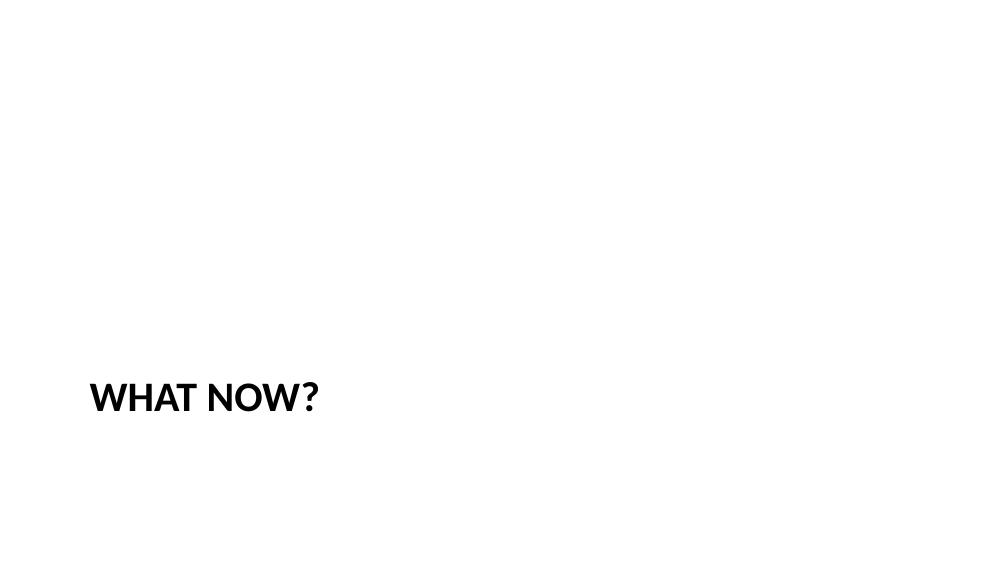
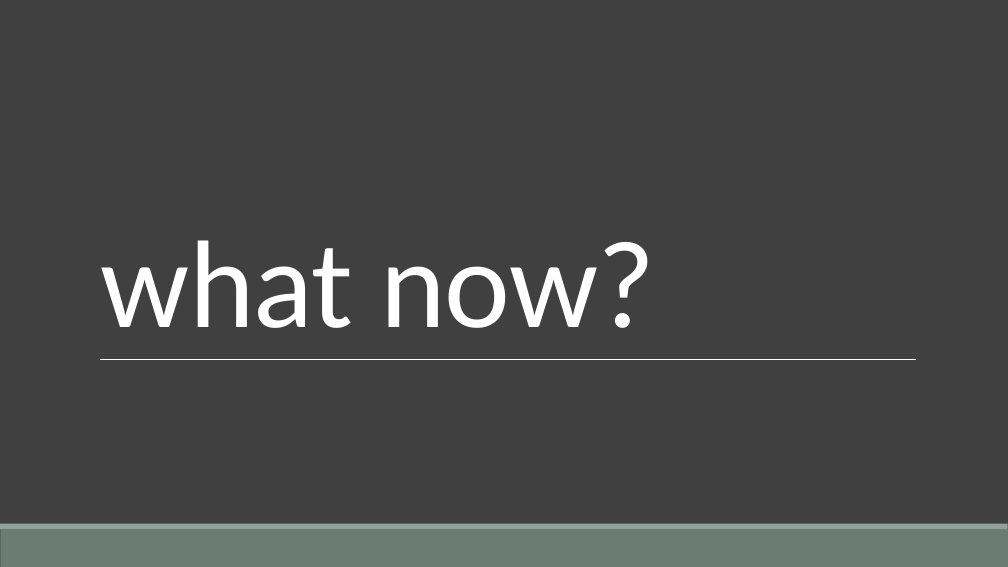
Before and after one commit to dhelgerson/oss-club, a slide deck: slide 20 of archinstall.pptx. Drawn at 1008x567 pixels with LibreOffice and Linux fonts; fonts in the diff are those of the drawing. Boxes give left, top, right and bottom in pixels: in the first picture for what was removed or moved away, otherwise in the second. Text is boxed around its words. In the diff, an @@ line names an element or a change of style, - is before the commit and + after.

```diff
--- a/archinstall.pptx
+++ b/archinstall.pptx
@@ background #FFFFFF to #404040 @@
@@ title "what now?" at bbox=[101, 240, 655, 328]: vertical alignment top to bottom @@
@@ title at bbox=[101, 240, 655, 328]: text changed; size 30 to 89 pt; text colour #000000 to #FFFFFF; bold off @@
-WHAT NOW?
+what now?
@@ line added from (100, 359) to (916, 359), #FFFFFF 0.5 pt @@
@@ rectangle added at bbox=[0, 529, 1008, 567], fill #6B7D72 @@
@@ rectangle added at bbox=[0, 524, 1008, 529], fill #93A299 @@
```
Also in this commit, not shown: 23 other slides changed.
